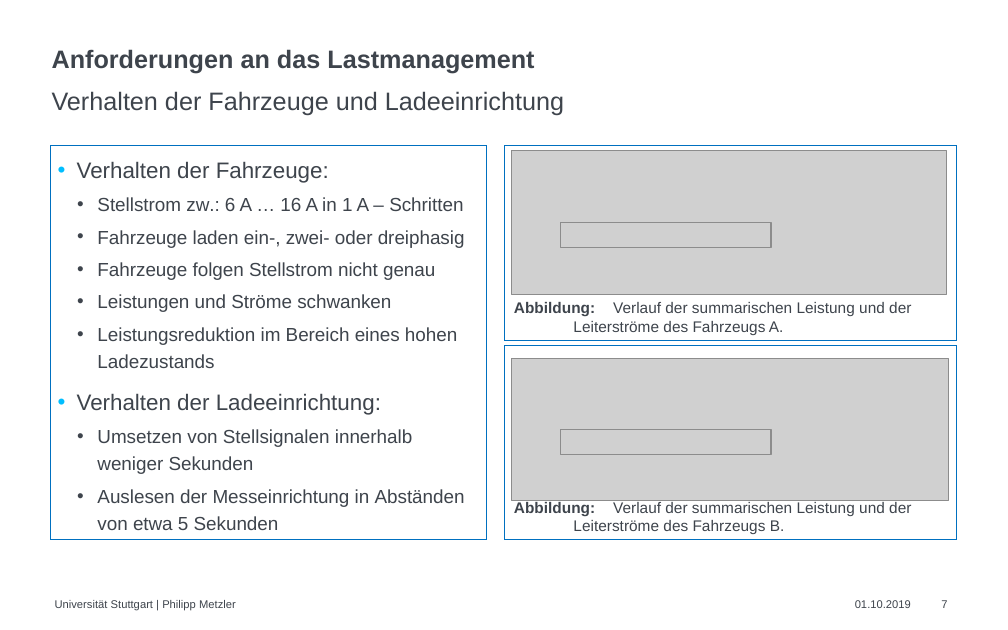
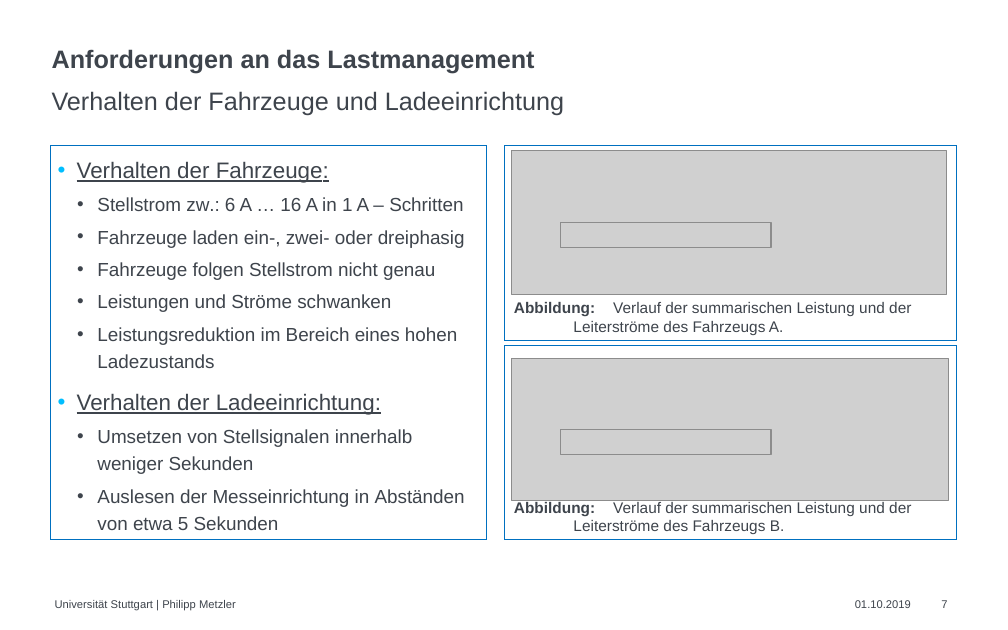
Before and after one commit to CHPhilipp/Sonsitige-Dokumente, a slide deck: slide 7 of Präsentation 16 zu 10 - IEH.pptx. Drawn at 1008x630 pixels with LibreOffice and Linux fonts; fonts in the diff are those of the drawing; grey boxes stand for pictures. Boxes give left, top, right and bottom in pixels: in the first picture for what was removed or moved away, otherwise in the second. Text is boxed around its words. In the diff, an @@ line names an element or a change of style, - is before the commit and + after.

```diff
--- a/Präsentation 16 zu 10 - IEH.pptx
+++ b/Präsentation 16 zu 10 - IEH.pptx
@@ text at (77, 161, 381, 415): underline on in "Verhalten der Fahrzeuge:", "Verhalten der Ladeeinrichtung:" @@
```
Also in this commit, not shown: 2 other slides changed, 3 slides added.
